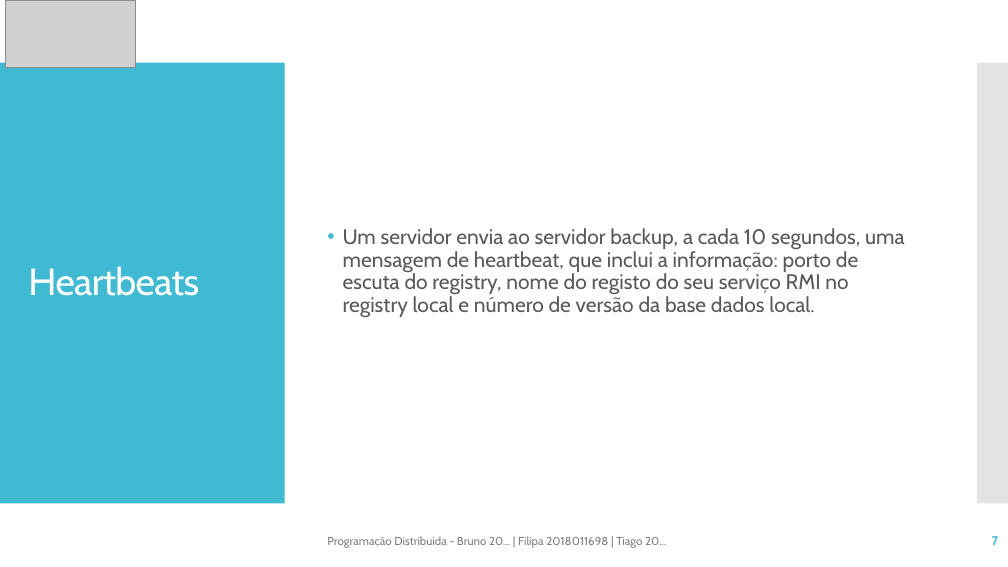
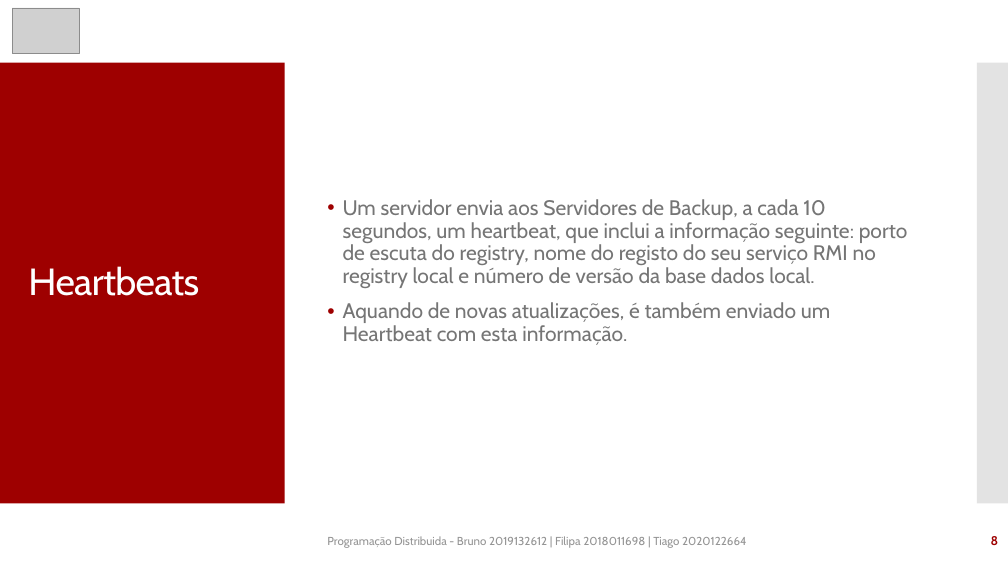
Before and after one commit to tfig-dev/eventsManager_PD, a slide deck: slide 8 of Trabalho_Pratico_Meta_1.pptx (slide 7 before the commit). Drawn at 1008x567 pixels with LibreOffice and Linux fonts; fonts in the diff are those of the drawing; grey boxes stand for pictures. Boxes give left, top, right and bottom in pixels: in the first picture for what was removed or moved away, otherwise in the second. Text is boxed around its words. In the diff, an @@ line names an element or a change of style, - is before the commit and + after.

```diff
--- a/Trabalho_Pratico_Meta_1.pptx
+++ b/Trabalho_Pratico_Meta_1.pptx
@@ picture removed at box(6, 0, 136, 68) @@
@@ picture added at box(12, 8, 79, 53) @@
@@ rectangle at box(0, 63, 285, 504): fill #40BAD2 to #9E0000 @@
@@ text at box(343, 199, 908, 345): text changed; text colour #595959 to #757575 @@
-• Um servidor envia ao servidor backup, a cada 10 segundos, uma mensagem de heartbeat, que inclui a informação: porto de escuta do registry, nome do registo do seu serviço RMI no registry local e número de versão da base dados local.
+• Um servidor envia aos Servidores de Backup, a cada 10 segundos, um heartbeat, que inclui a informação seguinte: porto de escuta do registry, nome do registo do seu serviço RMI no registry local e número de versão da base dados local.
+• Aquando de novas atualizações, é também enviado um Heartbeat com esta informação.
@@ text at box(327, 536, 747, 548): text changed; text colour #808080 to #949494 @@
-Programação Distribuida - Bruno 20... | Filipa 2018011698 | Tiago 20...
+Programação Distribuida - Bruno 2019132612 | Filipa 2018011698 | Tiago 2020122664
@@ page number at box(991, 536, 999, 545): text changed; text colour #40BAD2 to #9E0000 @@
-7
+8
```
Also in this commit, not shown: 8 other slides changed, 13 slides added, 1 other file.
